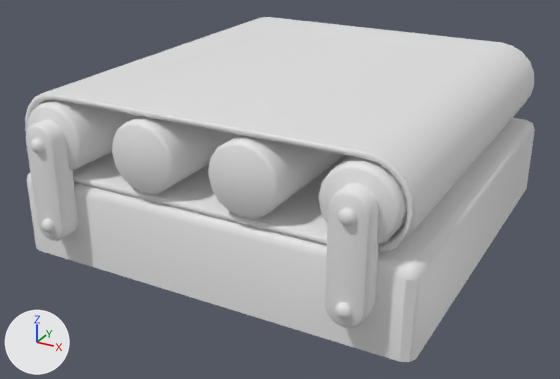
Before and after pictures for a commit that changed the FBX model Project/ContentsResources/Mesh/Level/1_2/SortObject/ConveyorBelt/m_sk_conveyor_belt_01.fbx.
Camera for both pictures: a 50 mm lens placed at (0.01046, -0.02058, 0.01099), pointed at (-0.00036, -0.0009, 0.00115). The axes (+X, +Y, +Z) are drawn at lower left. The lights are the same throughout. Where no turn or scale is listed for an object, it has been applied to the vertices.

The first picture shows 'm_sk_conveyor_belt_01_0', 'm_sk_conveyor_belt_01_1'.
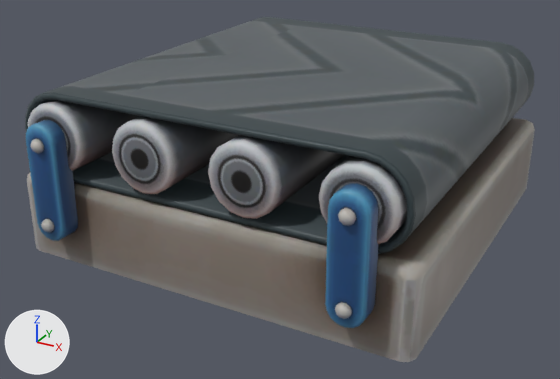
Where the change shows, as pixel boxes [x1, y1, x2, y2] in the pictures (560 x 379 px):
'm_sk_conveyor_belt_01_1', recoloured: [26, 100, 535, 362] in both
'm_sk_conveyor_belt_01_0', recoloured (white to grey): [25, 17, 534, 254] in both

Edits to the bpy script that builds the scene:
```text
Add img_t_sk_conveyor_belt_01a_d_png:
    img_t_sk_conveyor_belt_01a_d_png = load_image('t_sk_conveyor_belt_01a_d.png', 't_sk_conveyor_belt_01a_d.png', 512, 512, 'sRGB')
Add img_aaa_png:
    img_aaa_png = load_image('AAA.png', 'AAA.png', 1024, 1024, 'sRGB')
Add mat_material_003:
    mat_material_003 = principled_material('Material.003')
    mat_material_003.texture = img_t_sk_conveyor_belt_01a_d_png  # with its transparency
Add mat_material_004:
    mat_material_004 = principled_material('Material.004')
    mat_material_004.texture = img_aaa_png
Change me_mesh:
    where me_mesh.from_pydata(...)  # 132 vertices, 264 faces; spans x -0.0058..0.00573, y -0.00594..0.00585, z 0.00248..0.00501
    remove me_mesh.materials.append(mat_material_002)  # white #e7e7e7
    add me_mesh.materials.append(mat_material_004)  # picture img_aaa_png
Change me_mesh_001:
    where me_mesh_001.from_pydata(...)  # 768 vertices, 1330 faces; spans x -0.00604..0.00596, y -0.00683..0.00675, z 0.0..0.00475
    remove me_mesh_001.materials.append(mat_material_001)  # white #e7e7e7
    add me_mesh_001.materials.append(mat_material_003)  # picture img_t_sk_conveyor_belt_01a_d_png
```
